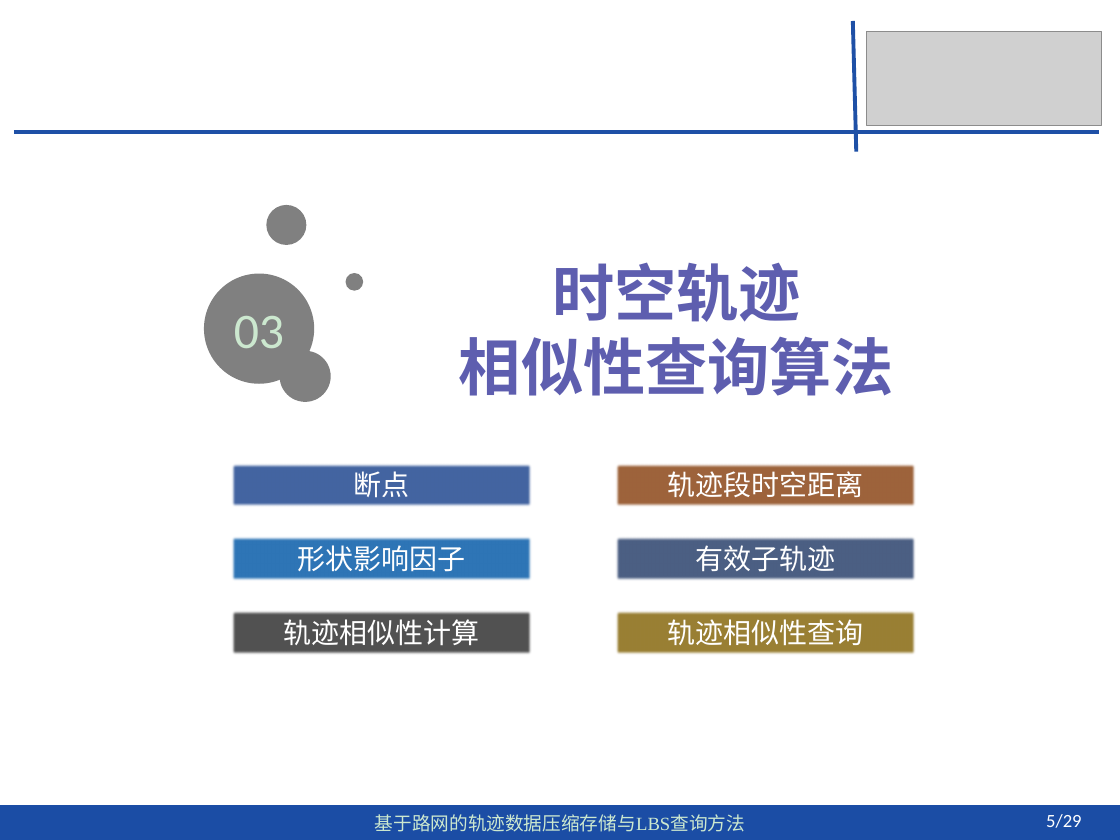
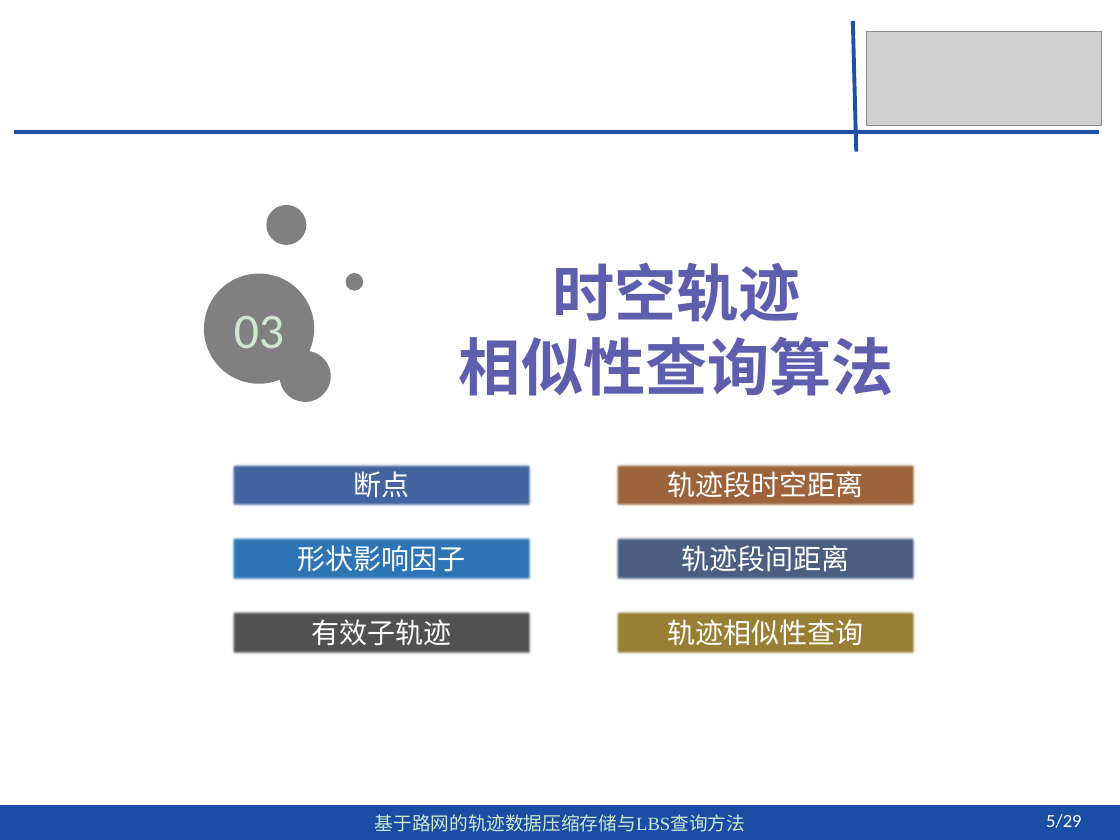
Before and after one commit to dingguangwei/biyelunwen, a slide deck: slide 19 of 答辩——毕设.pptx. Drawn at 1120x840 pixels with LibreOffice and Linux fonts; fonts in the diff are those of the drawing; grey boxes stand for pictures. Boxes give left, top, right and bottom in pixels: in the first picture for what was removed or moved away, otherwise in the second. Text is boxed around its words. In the diff, an @@ line names an element or a change of style, - is before the commit and + after.

```diff
--- a/答辩——毕设.pptx
+++ b/答辩——毕设.pptx
@@ text in rectangle at <box>681,545,849,572</box>: text changed @@
-有效子轨迹
+轨迹段间距离
@@ text in rectangle at <box>311,619,451,645</box>: text changed @@
-轨迹相似性计算
+有效子轨迹
```
Also in this commit, not shown: 4 other slides changed, 5 slides added, 1 other file.
